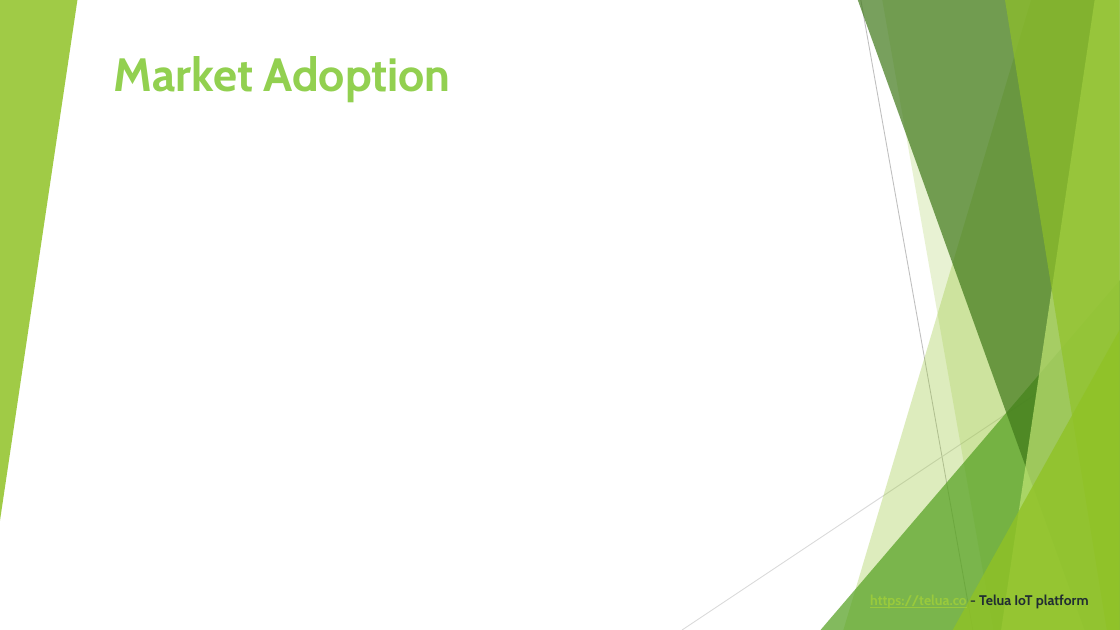
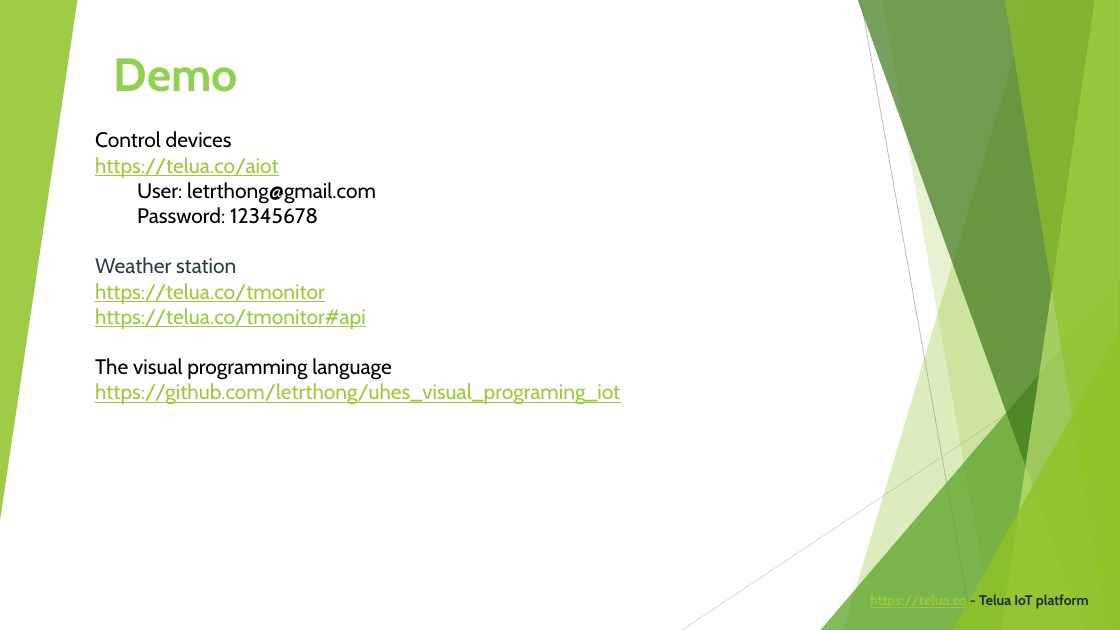
Before and after one commit to letrthong/telua_esp32_sensor, a slide deck: slide 7 of esp32_hardware/Telua_Pitch_Deck.pptx. Drawn at 1120x630 pixels with LibreOffice and Linux fonts; fonts in the diff are those of the drawing. Boxes give left, top, right and bottom in pixels: in the first picture for what was removed or moved away, otherwise in the second. Text is boxed around its words. In the diff, an @@ line names an element or a change of style, - is before the commit and + after.

```diff
--- a/esp32_hardware/Telua_Pitch_Deck.pptx
+++ b/esp32_hardware/Telua_Pitch_Deck.pptx
@@ title at box(114, 58, 238, 92): text changed @@
-Market Adoption
+Demo
@@ text added at box(95, 131, 620, 405), 18 pt, text #99CA3C, underline @@
+Control devices
+https://telua.co/aiot
+  User: letrthong@gmail.com
+  Password: 12345678
+Weather station
+https://telua.co/tmonitor
+https://telua.co/tmonitor#api
+The visual programming language
+https://github.com/letrthong/uhes_visual_programing_iot
```
Also in this commit, not shown: 7 other slides changed, 1 slide added, 1 slide removed, 1 other file.
